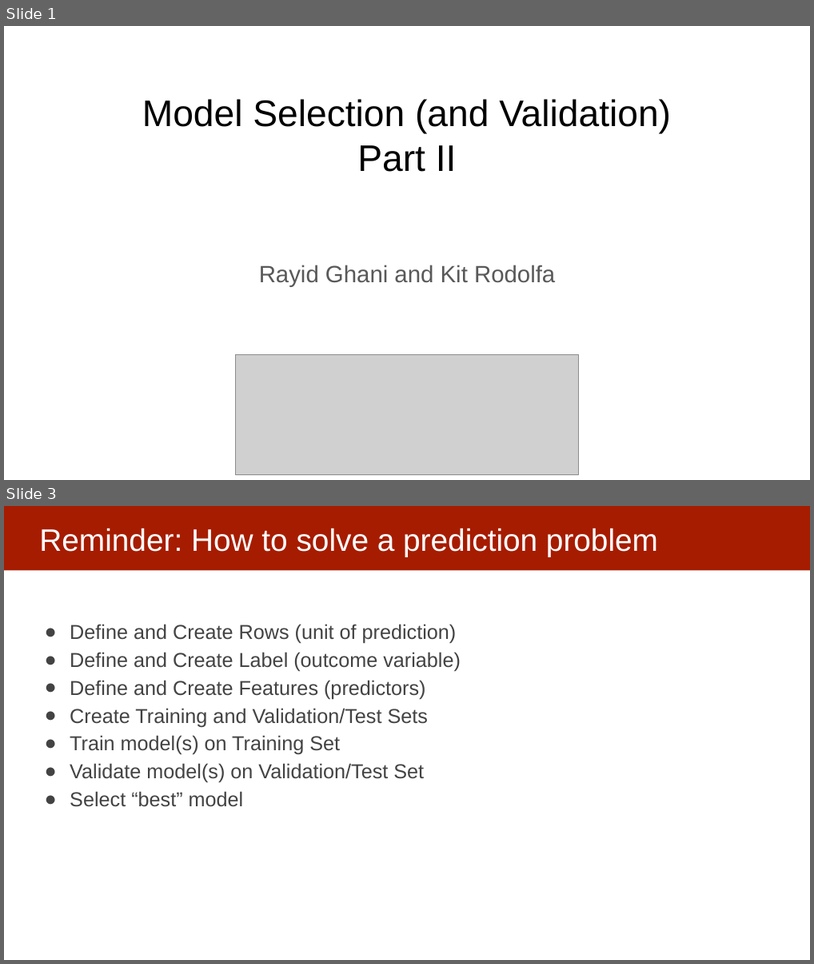
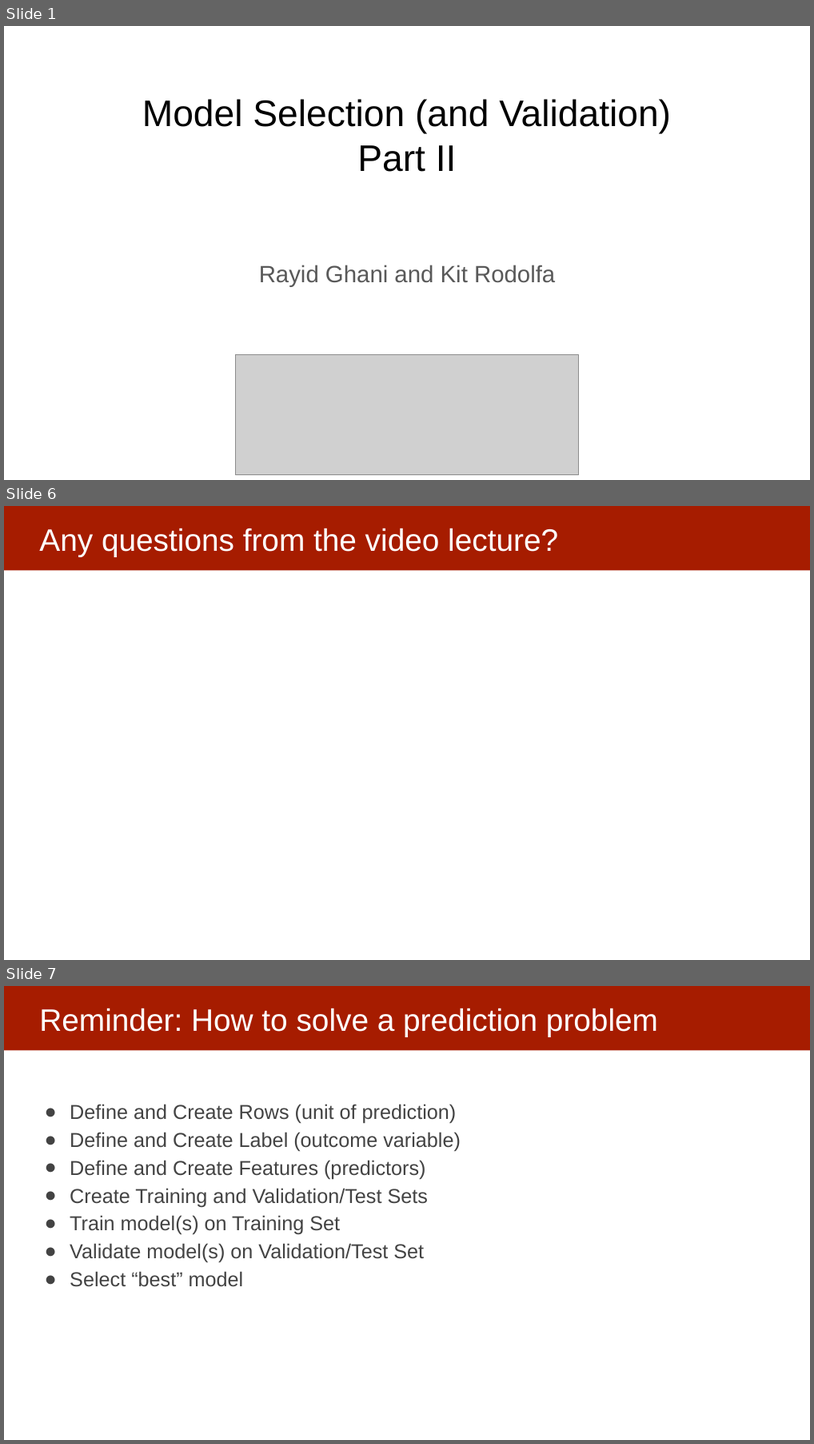
Before and after one commit to dssg/mlforpublicpolicylab, a slide deck: 07 - Performance and Evaluation Pt 2/Model Selection and Validation - Part II.pptx. Shown one above the other, each under a label of ours: slides 1 and 3 before the commit, slides 1, 6 and 7 after it; the slides between them are not shown. The pictures are 814x964 and 814x1444 pixels, drawn with LibreOffice and Linux fonts; fonts in the diff are those of the drawing; grey boxes stand for pictures. Boxes give left, top, right and bottom in pixels: in the first picture for what was removed or moved away, otherwise in the second. Text is boxed around its words. In the diff, an @@ line names an element or a change of style, - is before the commit and + after.

```diff
--- a/07 - Performance and Evaluation Pt 2/Model Selection and Validation - Part II.pptx
+++ b/07 - Performance and Evaluation Pt 2/Model Selection and Validation - Part II.pptx
@@ slide 6 added at bbox=[4, 506, 810, 960], background #FFFFFF; not listed: 1 template element that a slide beside it also shows @@
@@ title added at bbox=[39, 528, 558, 556], 37 pt, text #FFFFFF @@
+Any questions from the video lecture?
@@ what was slide 3 is now slide 7 @@
```
Also in this commit, not shown: 16 slides changed, 5 other slides added, 2 slides removed.
